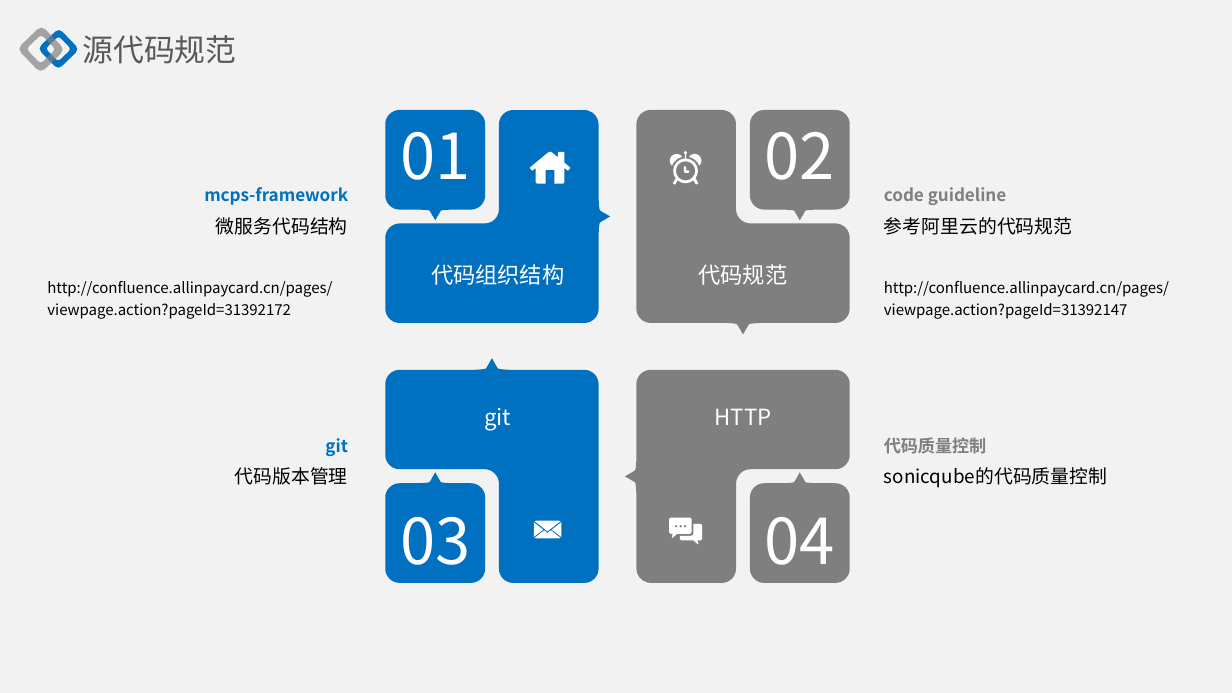
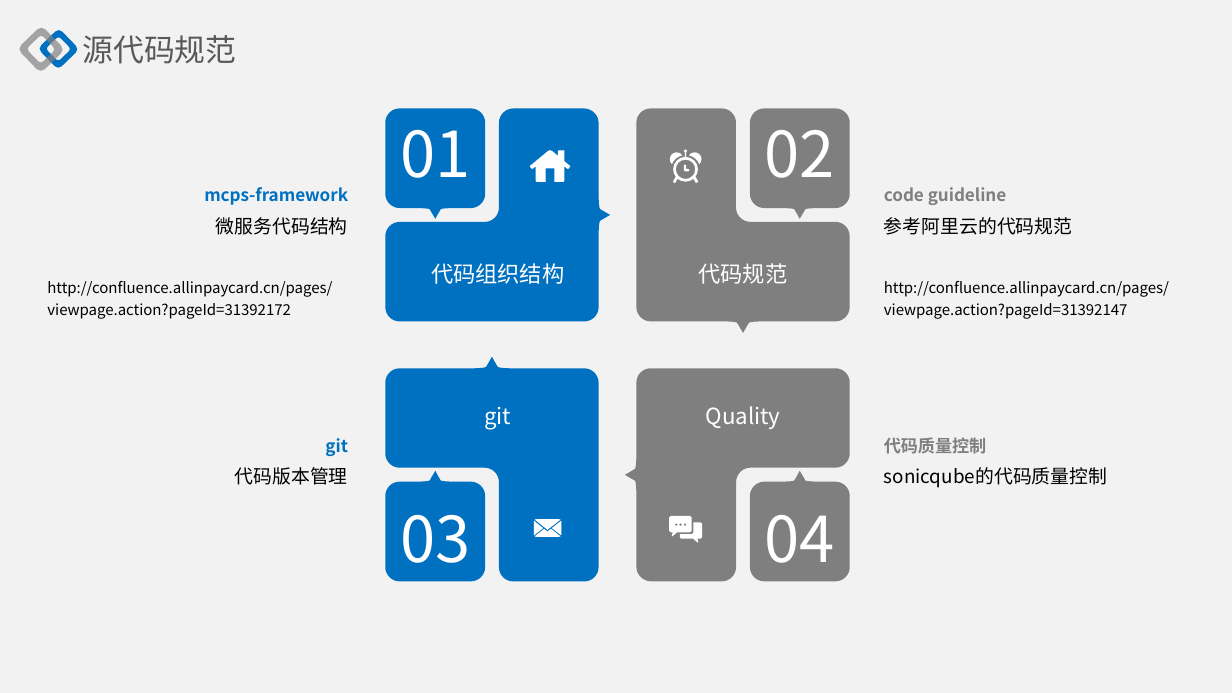
Before and after one commit to richardxie/notebook, a slide deck: slide 6 of ppt-template/开发规范及工具.pptx. Drawn at 1232x693 pixels with LibreOffice and Linux fonts; fonts in the diff are those of the drawing; background and template pictures are left out. Boxes give left, top, right and bottom in pixels: in the first picture for what was removed or moved away, otherwise in the second. Text is boxed around its words. In the diff, an @@ line names an element or a change of style, - is before the commit and + after.

```diff
--- a/ppt-template/开发规范及工具.pptx
+++ b/ppt-template/开发规范及工具.pptx
@@ text at (706,406,781,429): text changed @@
-HTTP
+Quality
@@ outline redrawn in 12 elements at (386,108,485,219), (750,108,850,219), (386,471,485,582), (750,471,850,582), (386,108,610,322), (530,150,570,182), (637,108,850,333), (670,149,702,184), (386,357,599,582), (625,368,849,582), (669,516,702,543), (533,519,561,537) @@
```
Also in this commit, not shown: 2 other slides changed, 29 other files.
